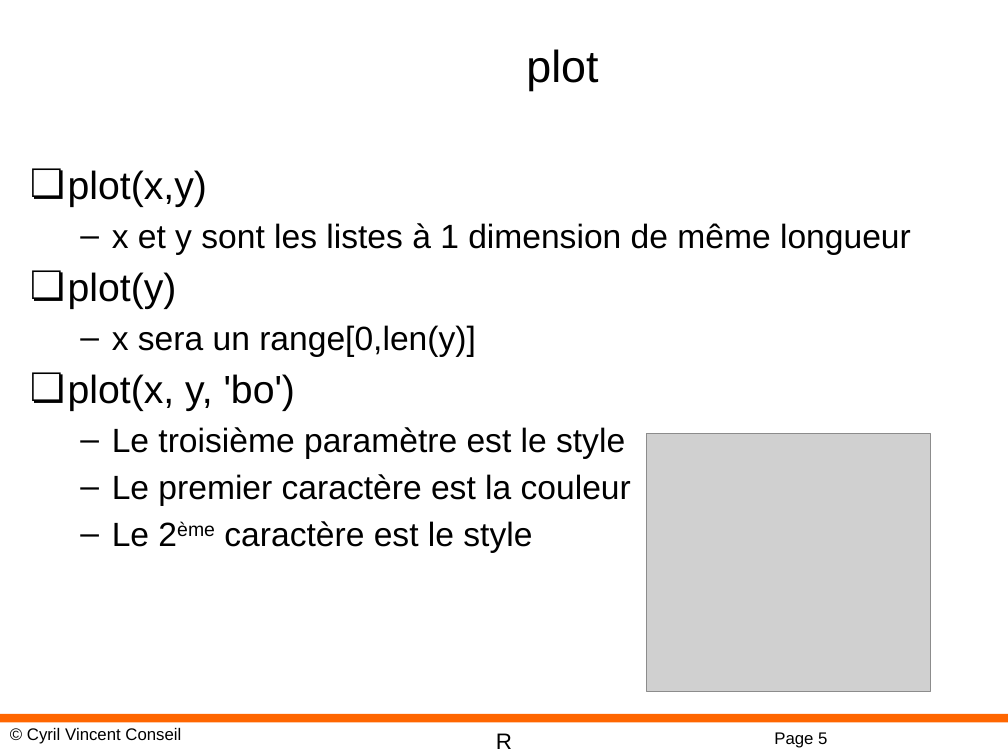
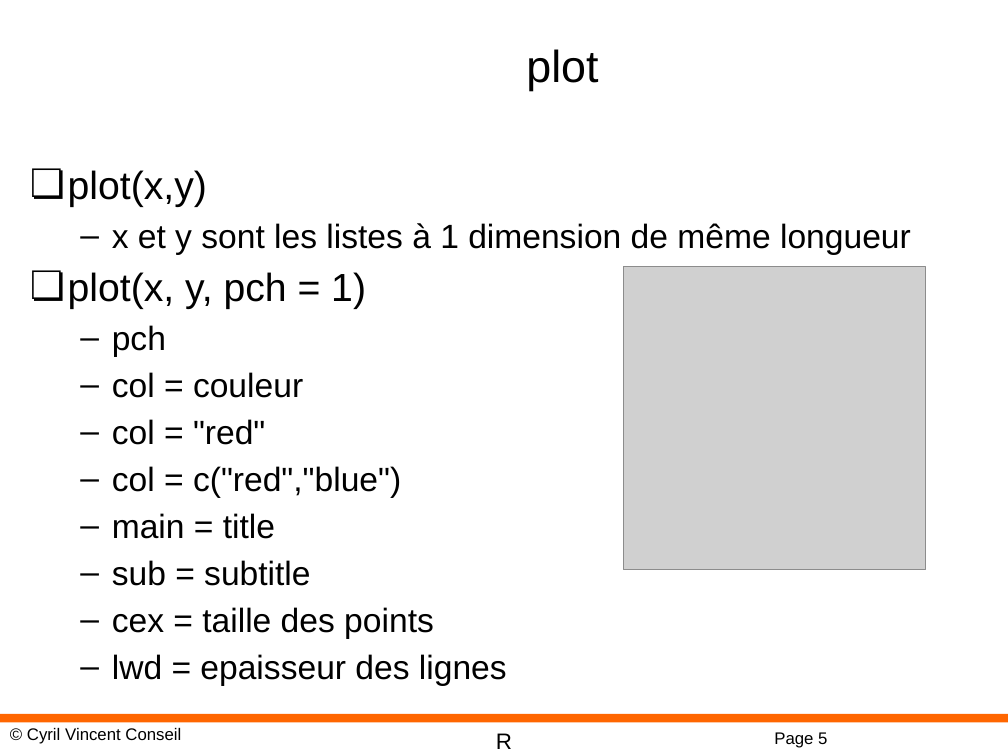
Before and after one commit to cyrilvincent/R, a slide deck: slide 5 of ppt/R-07-Graphic.pptx. Drawn at 1008x756 pixels with LibreOffice and Linux fonts; fonts in the diff are those of the drawing; grey boxes stand for pictures; background and template pictures are left out. Boxes give left, top, right and bottom in pixels: in the first picture for what was removed or moved away, otherwise in the second. Text is boxed around its words. In the diff, an @@ line names an element or a change of style, - is before the commit and + after.

```diff
--- a/ppt/R-07-Graphic.pptx
+++ b/ppt/R-07-Graphic.pptx
@@ picture added at box(623, 267, 925, 570) @@
@@ text at box(68, 272, 507, 686): text changed @@
-❏ plot(y)
-  – x sera un range[0,len(y)]
-❏ plot(x, y, 'bo')
-  – Le troisième paramètre est le style
-  – Le premier caractère est la couleur
-  – Le 2ème caractère est le style
+❏ plot(x, y, pch = 1)
+  – pch
+  – col = couleur
+  – col = "red"
+  – col = c("red","blue")
+  – main = title
+  – sub = subtitle
+  – cex = taille des points
+  – lwd = epaisseur des lignes
@@ picture removed at box(647, 433, 930, 691) @@
```
Also in this commit, not shown: 5 slides added, 4 slides removed, 3 other files.
